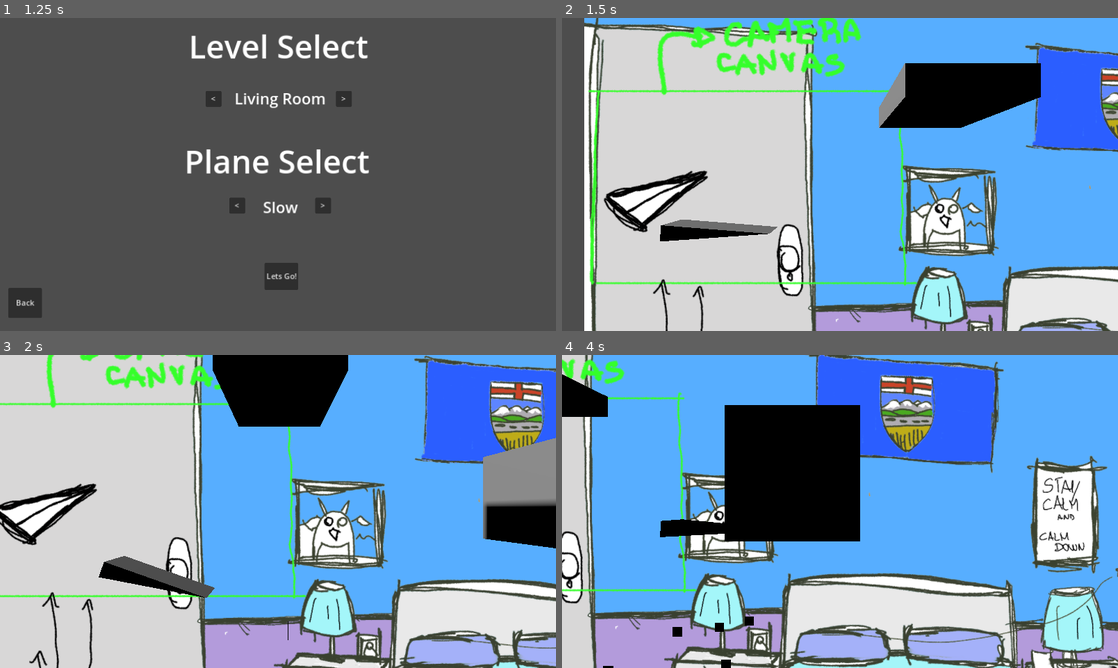
Above: before the commit, frames 1-4 (two rows, left to right).
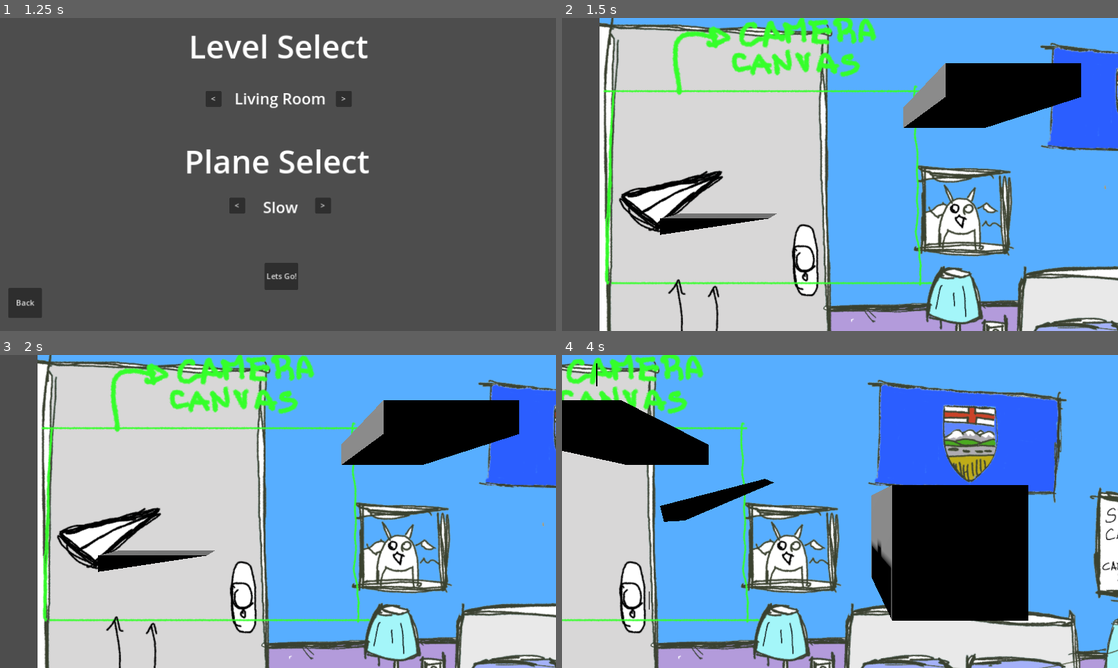
Above: after the commit, the same moments.

Repository: theWiseFoxes/Jam-take-flight
Game: Godot game, scene res://Scenes/gameScenes/main_menu.tscn
The game is run twice, just before and just after one commit, with the same random seed, the same clock (stepped at 60 frames per second) and the same inputs.
Inputs (mouse positions are in pixels of both pictures, inside the frame that each line leads up to):
- Up to frame 1 (1.25 s): click "Play" at 0.5 s
- Up to frame 2 (1.5 s): click "Lets Go!" at 1.25 s
- Up to frame 3 (2 s): no input
- Up to frame 4 (4 s): move the mouse to (962, 495) at 2.02 s; hold Space (FanButton) 2.03-2.78 s; move the mouse to (728, 527) at 2.77 s; tap Space (FanButton) at 2.85 s; move the mouse to (895, 442) at 3.52 s; hold Space (FanButton) from 3.53 s (still down); click (895, 442) at 3.6 s

Frame 1 is identical in both runs. In frame 2, 29% of the frame differs, in the area x 4-100%, y 0-100%; in frame 3, 62%; in frame 4, 76%, in the area x 0-100%, y 0-100%.

Commit message:
fixed up a bit of the logic with finding grid size

Diff:
--- a/take-flight-game/Scenes/gameScenes/2d_gameScene.tscn
+++ b/take-flight-game/Scenes/gameScenes/2d_gameScene.tscn
@@ -2,7 +2,7 @@
 
 [ext_resource type="Script" path="res://Scripts/obstacles/obstacle2DSpawner.gd" id="1_8birw"]
 [ext_resource type="Script" path="res://Scripts/drawGrid.gd" id="3_05ufi"]
-[ext_resource type="Script" path="res://Scenes/gameScenes/ObstaclePicker.gd" id="4_hxa2m"]
+[ext_resource type="Script" path="res://Scripts/obstacles/ObstaclePicker.gd" id="4_hxa2m"]
 [ext_resource type="Texture2D" uid="uid://cbifk5pxlml3c" path="res://Sprites/temp-background.png" id="4_nvrp2"]
 [ext_resource type="Script" path="res://Scripts/obstacles/obstacleMap.gd" id="8_3h7w2"]
 
@@ -42,4 +42,4 @@
 offset_bottom = 85.0
 alignment = 1
 script = ExtResource("4_hxa2m")
-Obstaclelist = Array[Resource]([SubResource("Resource_2i4h1"), SubResource("Resource_r7i82")])
+Obstaclelist = Array[ExtResource("8_3h7w2")]([SubResource("Resource_2i4h1"), SubResource("Resource_r7i82")])
--- a/take-flight-game/Scenes/gameScenes/3d_scene.tscn
+++ b/take-flight-game/Scenes/gameScenes/3d_scene.tscn
@@ -8,6 +8,7 @@
 [ext_resource type="PackedScene" uid="uid://dfaprsx3tdge" path="res://Scenes/obstacles/obstacle_iron_pipe.tscn" id="9_6mjcs"]
 [ext_resource type="PackedScene" uid="uid://cshgatlac37rk" path="res://Scenes/obstacles/obstacle_flies.tscn" id="10_s4vhm"]
 [ext_resource type="PackedScene" uid="uid://bromsj0wkcwby" path="res://Scenes/obstacles/obstacle_drone_up.tscn" id="11_48sr5"]
+[ext_resource type="Script" path="res://Scripts/freezegame.gd" id="12_ahuhv"]
 [ext_resource type="PackedScene" uid="uid://b5vohw25088j3" path="res://Scenes/player/player_plane2.tscn" id="12_td48g"]
 [ext_resource type="PackedScene" uid="uid://chd2uc2yqtm7m" path="res://Scenes/obstacles/obstacle_wood_plank.tscn" id="12_vaeud"]
 [ext_resource type="PackedScene" uid="uid://6ngnrx7vy3qw" path="res://Scenes/obstacles/obstacle_brick.tscn" id="13_pqxct"]
@@ -42,6 +43,7 @@
 transform = Transform3D(1, 0, 0, 0, 1, 0, 0, 0, 1, 0, 0, -2)
 
 [node name="gameLayer" type="Node3D" parent="."]
+process_mode = 1
 
 [node name="Camera3D" type="Camera3D" parent="gameLayer"]
 transform = Transform3D(1, 0, 0, 0, 1, 0, 0, 0, 1, 4.724, 6.305, 2)
@@ -83,6 +85,13 @@
 transform = Transform3D(1, 0, 0, 0, 1, 0, 0, 0, 1, 22.2834, 0.196, 0)
 shape = SubResource("CylinderShape3D_m3vfq")
 
+[node name="roof" type="StaticBody3D" parent="gameLayer" groups=["floor"]]
+transform = Transform3D(1, 0, 0, 0, 1, 0, 0, 0, 1, 0, 13.0374, 0)
+
+[node name="CollisionShape3D" type="CollisionShape3D" parent="gameLayer/roof"]
+transform = Transform3D(1, 0, 0, 0, 1, 0, 0, 0, 1, 12, -0.5, 0)
+shape = SubResource("BoxShape3D_2b7yy")
+
 [node name="player" parent="gameLayer" instance=ExtResource("12_td48g")]
 transform = Transform3D(1, 0, 0, 0, 1, 0, 0, 0, 1, 3.57, 5.825, 0)
 physics_material_override = SubResource("PhysicsMaterial_rhcei")
@@ -112,4 +121,8 @@
 [node name="ObstacleBrick" parent="gameLayer/obstacleSpawner" instance=ExtResource("13_pqxct")]
 transform = Transform3D(1, 0, 0, 0, 1, 0, 0, 0, 1, 9, 6, 0)
 
+[node name="Node3D" type="Node3D" parent="."]
+process_mode = 2
+script = ExtResource("12_ahuhv")
+
 [connection signal="plane_collided" from="gameLayer/player" to="gameLayer/obstacleSpawner" method="updateGlobal"]
--- /dev/null
+++ b/take-flight-game/Scenes/gameScenes/bedroom2D.tscn
@@ -0,0 +1,43 @@
+[gd_scene load_steps=8 format=3 uid="uid://bm54m8q3knfga"]
+
+[ext_resource type="Texture2D" uid="uid://dbe65fet7l00p" path="res://Sprites/bedroom-map.png" id="1_d25ap"]
+[ext_resource type="Script" path="res://Scripts/drawGrid.gd" id="2_3gc0o"]
+[ext_resource type="Script" path="res://Scripts/obstacles/obstacle2DSpawner.gd" id="3_r8um8"]
+[ext_resource type="Script" path="res://Scripts/obstacles/ObstaclePicker.gd" id="4_gymp7"]
+[ext_resource type="Script" path="res://Scripts/obstacles/obstacleMap.gd" id="5_1khtm"]
+
+[sub_resource type="Resource" id="Resource_2i4h1"]
+script = ExtResource("5_1khtm")
+asset3d = "res://Scenes/obstacles/obstacle_bouncing_ball.tscn"
+asset2d = "res://icon.svg"
+
+[sub_resource type="Resource" id="Resource_r7i82"]
+script = ExtResource("5_1khtm")
+asset3d = "res://Scenes/obstacles/obstacle_brick.tscn"
+asset2d = "res://icon.svg"
+
+[node name="2dGameScene" type="Node2D"]
+
+[node name="tempBackground" type="Sprite2D" parent="."]
+unique_name_in_owner = true
+position = Vector2(119, 254)
+scale = Vector2(2.9, 2.9)
+texture = ExtResource("1_d25ap")
+centered = false
+
+[node name="gridNode" type="Node2D" parent="."]
+unique_name_in_owner = true
+script = ExtResource("2_3gc0o")
+
+[node name="Spawner2D" type="Node2D" parent="."]
+unique_name_in_owner = true
+script = ExtResource("3_r8um8")
+
+[node name="obstaclePicker" type="HBoxContainer" parent="."]
+offset_left = 84.0
+offset_top = 20.0
+offset_right = 1014.0
+offset_bottom = 85.0
+alignment = 1
+script = ExtResource("4_gymp7")
+Obstaclelist = Array[ExtResource("5_1khtm")]([SubResource("Resource_2i4h1"), SubResource("Resource_r7i82")])
--- a/take-flight-game/Scenes/obstacles/obstacleBase2D.tscn
+++ b/take-flight-game/Scenes/obstacles/obstacleBase2D.tscn
@@ -1,7 +1,7 @@
 [gd_scene load_steps=3 format=3 uid="uid://cjavb16ynt332"]
 
 [ext_resource type="Texture2D" uid="uid://xf5xhpqe83jn" path="res://icon.svg" id="1_8du1f"]
-[ext_resource type="Script" path="res://Scenes/obstacles/2dplacement.gd" id="2_gi6w8"]
+[ext_resource type="Script" path="res://Scripts/2dplacement.gd" id="2_gi6w8"]
 
 [node name="obstacleSprite" type="Sprite2D"]
 scale = Vector2(0.5, 0.5)
--- /dev/null
+++ b/take-flight-game/Scripts/freezegame.gd
@@ -0,0 +1,10 @@
+extends Node3D
+
+# Called when the node enters the scene tree for the first time.
+func _ready():
+    get_tree().paused = true
+
+# Called every frame. 'delta' is the elapsed time since the previous frame.
+func _process(delta):
+    if Input.is_action_pressed("FanButton"):
+        get_tree().paused = false
--- a/take-flight-game/Scripts/obstacles/obstacle3DSpawner.gd
+++ b/take-flight-game/Scripts/obstacles/obstacle3DSpawner.gd
@@ -2,18 +2,21 @@
 
 # spawn obstacles from the global ObstacleSpawningData.objectLocations object, almost the exact same as the 2d verision
 var loadedTypes: Dictionary
-@export var obstacleSize: float = 1.0
-@onready var backgroundSize = %backgroundLayer.region_rect.size
+# in meters
+@export var cellSize = Vector3(1, 1, 1)
+# in number of cells
+@export var backgroundSize = Vector2(23, 12)
 
 # Called when the node enters the scene tree for the first time.
 func _ready():
-    ObsSpawnData.gridSize = (backgroundSize / obstacleSize) * %backgroundLayer.pixel_size
+
+    ObsSpawnData.gridSize = backgroundSize
     loadAllObstacles()
 
 func loadAllObstacles():
     for obs in get_children():
-        if !ObsSpawnData.objLocs.has(floor(obs.position)):
-            obs.set_meta("gridLoc", floor(obs.position))
+        if !ObsSpawnData.objLocs.has(floor(obs.position) / cellSize):
+            obs.set_meta("gridLoc", floor(obs.position) / cellSize)
             var data = obstaclesData.new(obs.name, obs.get_meta("gridLoc"), obs.get_meta("spriteFor2D"), obs.get_meta("version3D"))
             ObsSpawnData.objLocs[obs.get_meta("gridLoc")] = data
 
@@ -30,12 +33,7 @@
         instance.name = obstacle.name
         self.add_child(instance)
 
-    instance.position = obstacle.location
+    instance.position = obstacle.location * cellSize
     instance.set_meta("version3D", obstacle.version3D)
     instance.set_meta("spriteFor2D", obstacle.spriteFor2D)
     instance.set_meta("gridLoc", obstacle.location)
-
-func updateGlobal():
-    for obs in get_children():
-        var data = obstaclesData.new(obs.name, obs.get_meta("gridLoc"), obs.get_meta("spriteFor2D"), obs.get_meta("version3D"))
-        ObsSpawnData.objLocs[obs.get_meta("gridLoc")] = data
--- a/take-flight-game/Scripts/player.gd
+++ b/take-flight-game/Scripts/player.gd
@@ -1,6 +1,8 @@
 extends RigidBody3D
 
 signal plane_collided
+
+@export var placementScene: String
 
 @export var upwardForceValue: float = 15
 @export var rotationalSpeedDeg: float = 30
@@ -70,12 +72,12 @@
         if not stopped:
             stopped = true
             plane_collided.emit()
-            get_tree().change_scene_to_file("res://Scenes/gameScenes/2d_gameScene.tscn")
+            gotoPlacement()
         # dead
     elif body.is_in_group("goal"):
         # win
         print("goal")
-        get_tree().change_scene_to_file("res://Scenes/gameScenes/2d_gameScene.tscn")
+        gotoPlacement()
     elif body.is_in_group("obstacle"):
         # win
         print("hit")
@@ -86,3 +88,6 @@
 func applyFlies():
     print("flies on")
     mass += 0.3
+
+func gotoPlacement():
+    get_tree().change_scene_to_file(placementScene)
Not shown: 1 places in take-flight-game/Scenes/gameScenes/3d_scene.tscn that only renumber resources
Renamed: take-flight-game/Scenes/obstacles/2dplacement.gd -> take-flight-game/Scripts/2dplacement.gd
Renamed: take-flight-game/Scenes/gameScenes/ObstaclePicker.gd -> take-flight-game/Scripts/obstacles/ObstaclePicker.gd
Not shown, added: take-flight-game/Sprites/bedroom-map.png.import
Not shown, added: take-flight-game/Sprites/livingroomkitchen-map.png.import
Not shown, added: take-flight-game/Sprites/obstacles-list.png.import
